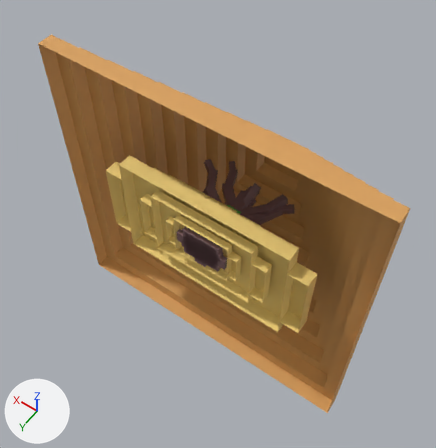
Before and after pictures for a commit that changed the FBX model forja-rapida/arte/fbx/Deco_Zona2.fbx.
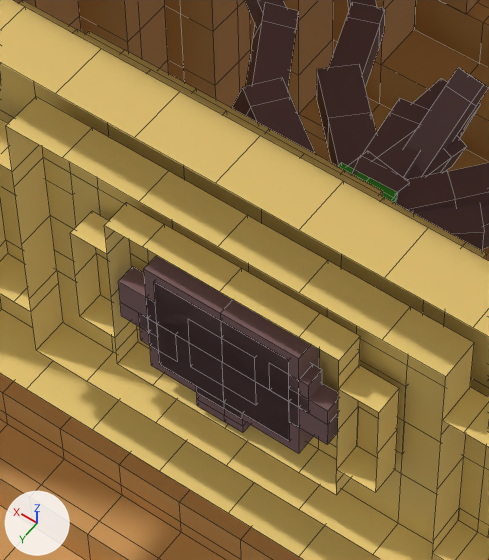
Each version appears first whole from a 50 mm camera at (-11.36, 14.34, 25.63) aimed at (0.63, -2.46, -0.77), and next in a close-up on the part from 34% to 60% of the width and 37% to 66% of the height. Every picture has the same lights, and +X, +Y and +Z are marked at lower left. The older version's two pictures come first. The close-ups show mesh edges as thin lines. Where no turn or scale is listed for an object, it has been applied to the vertices.

The first close-up shows 'Arbol_Seco_Desierto_1_Tronco', 'Arbol_Seco_Desierto_2_Tronco', 'Duna_Chica_Arena', 'Duna_Grande_Arena', 'Duna_Mediana_Arena', 'Piramide_Piramide' and 1 more.
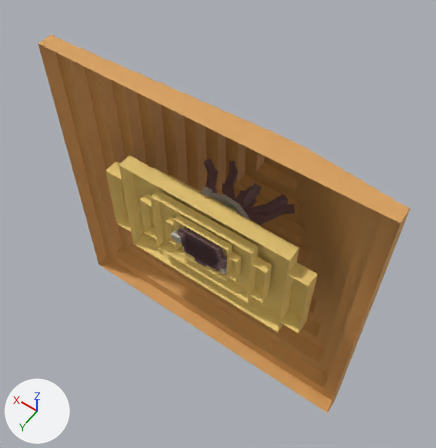
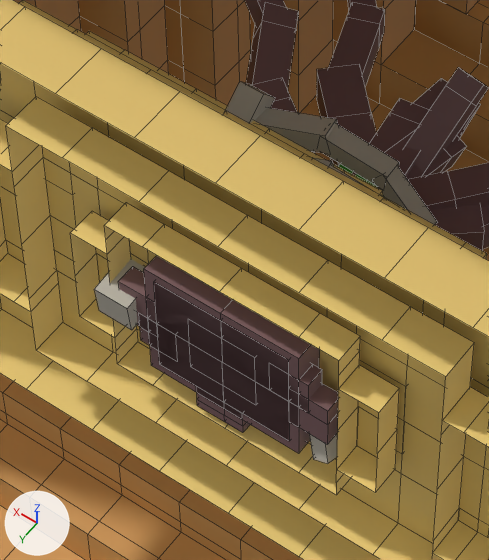
Diff of the bpy script that builds the scene:
```diff
--- a/forja-rapida/arte/fbx/Deco_Zona2.fbx.py
+++ b/forja-rapida/arte/fbx/Deco_Zona2.fbx.py
@@ mat_huesos @@
+mat_huesos = principled_material('Huesos')
+mat_huesos.base_color = (0.509, 0.474, 0.397)  # grey #bdb7a9
+mat_huesos.roughness = 0.6
@@ me_esqueleto_huesos @@
+me_esqueleto_huesos.from_pydata(...)  # 240 vertices, 190 faces; spans x -2.58..1.79, y -2.97..0.17, z -1.18..1.4
+me_esqueleto_huesos.materials.append(mat_huesos)  # grey #bdb7a9
@@ ob_esqueleto_huesos @@
+ob_esqueleto_huesos = bpy.data.objects.new('Esqueleto_Huesos', me_esqueleto_huesos)
+ob_esqueleto_huesos.location = (0.0, 0.0, 0.0)
```

Pixel boxes [x1, y1, x2, y2] of what changed, in the close-ups (489 x 560 px):
'Esqueleto_Huesos', added (mostly hidden)
    after: [94, 82, 437, 464]
